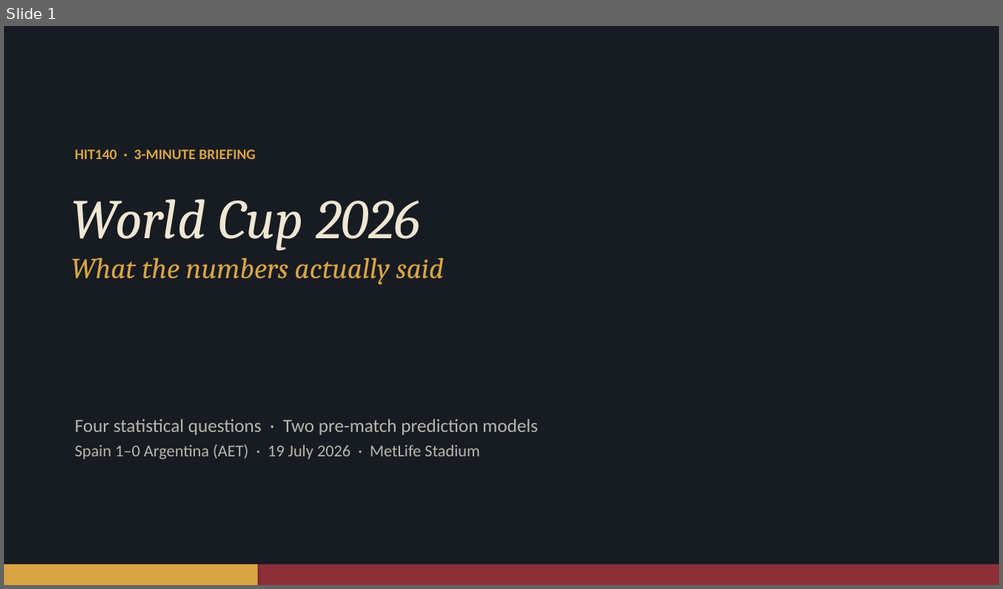
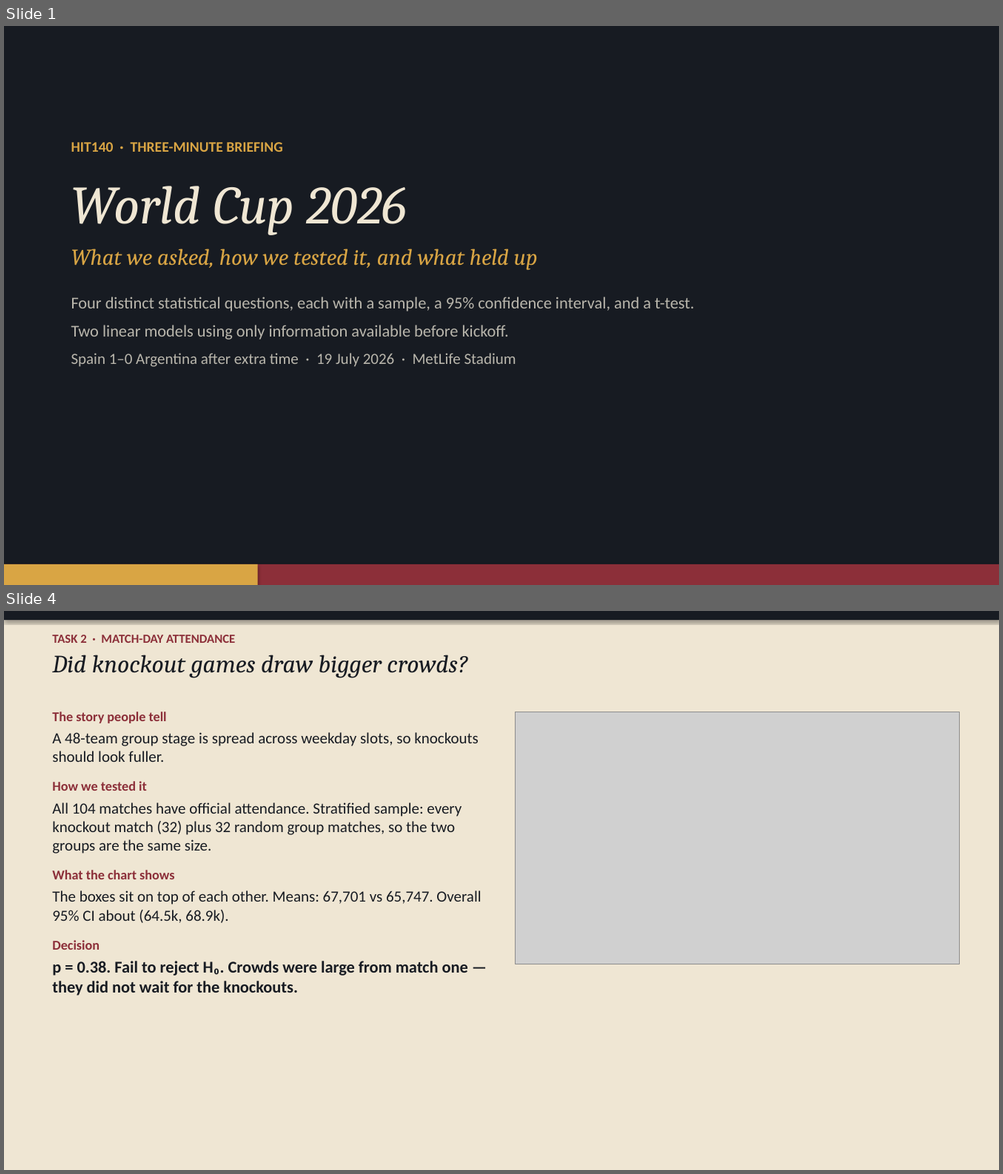
Before and after one commit to BhuprajTmg/data-project, a slide deck: WC2026_3min.pptx. Shown one above the other, each under a label of ours: slide 1 before the commit, slides 1 and 4 after it; the slides between them are not shown. The pictures are 1003x589 and 1003x1174 pixels, drawn with LibreOffice and Linux fonts; fonts in the diff are those of the drawing; grey boxes stand for pictures. Boxes give left, top, right and bottom in pixels: in the first picture for what was removed or moved away, otherwise in the second. Text is boxed around its words. In the diff, an @@ line names an element or a change of style, - is before the commit and + after.

```diff
--- a/WC2026_3min.pptx
+++ b/WC2026_3min.pptx
@@ slide 4 added at [4,611,999,1170], background #FFFFFF @@
@@ rectangle added at [4,611,999,1170], fill #EFE6D3 @@
@@ rectangle added at [4,611,999,620], fill #171B22 @@
@@ text added at [52,635,467,678], 24 pt, text #171B22, italic @@
+TASK 2 · MATCH-DAY ATTENDANCE
+Did knockout games draw bigger crowds?
@@ text added at [52,712,481,996], 15 pt, text #171B22 @@
+The story people tell
+A 48-team group stage is spread across weekday slots, so knockouts should look fuller.
+How we tested it
+All 104 matches have official attendance. Stratified sample: every knockout match (32) plus 32 random group matches, so the two groups are the same size.
+What the chart shows
+The boxes sit on top of each other. Means: 67,701 vs 65,747. Overall 95% CI about (64.5k, 68.9k).
+Decision
+p = 0.38. Fail to reject H₀. Crowds were large from match one — they did not wait for the knockouts.
@@ picture added at [515,712,959,965] @@
@@ slide 1 changed as well @@
@@ text at [71,142,694,367]: text changed; size 14 to 16 pt; text colour #D9A544 to #B9B6AC; bold off @@
-HIT140 · 3-MINUTE BRIEFING
+HIT140 · THREE-MINUTE BRIEFING
+World Cup 2026
+What we asked, how we tested it, and what held up
+Four distinct statistical questions, each with a sample, a 95% confidence interval, and a t-test.
+Two linear models using only information available before kickoff.
+Spain 1–0 Argentina after extra time · 19 July 2026 · MetLife Stadium
@@ text removed at [71,199,444,285] @@
-World Cup 2026
-What the numbers actually said
@@ text removed at [75,419,538,460] @@
-Four statistical questions · Two pre-match prediction models
-Spain 1–0 Argentina (AET) · 19 July 2026 · MetLife Stadium
```
Also in this commit, not shown: 2 other slides changed, 4 other slides added, 3 slides removed, 2 other files.
